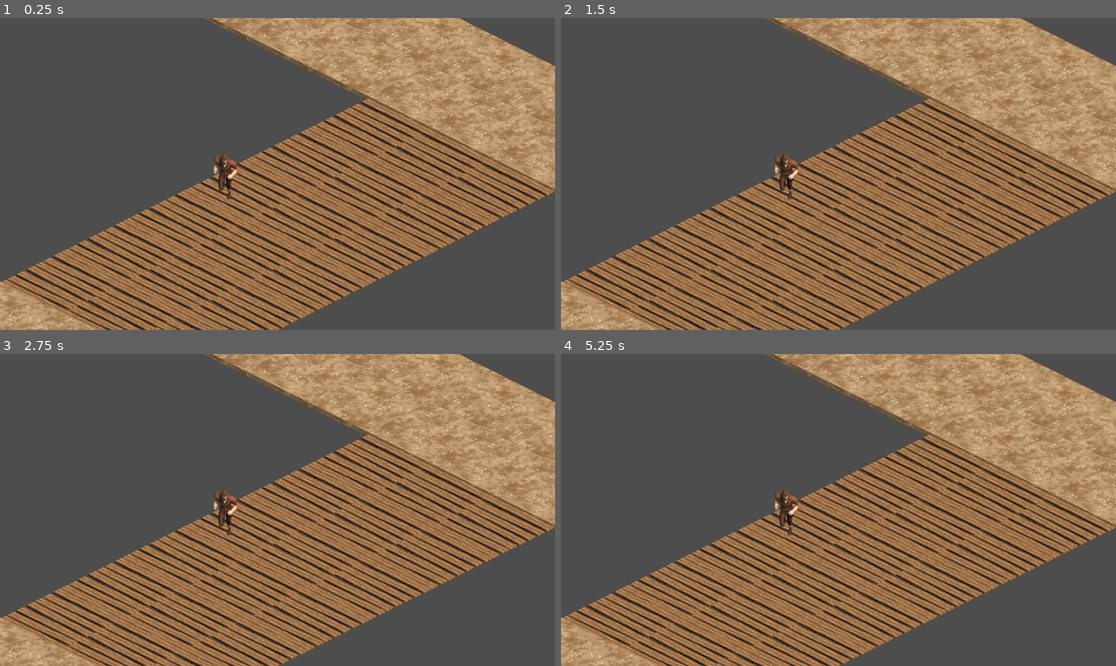
Above: before the commit, frames 1-4 (two rows, left to right).
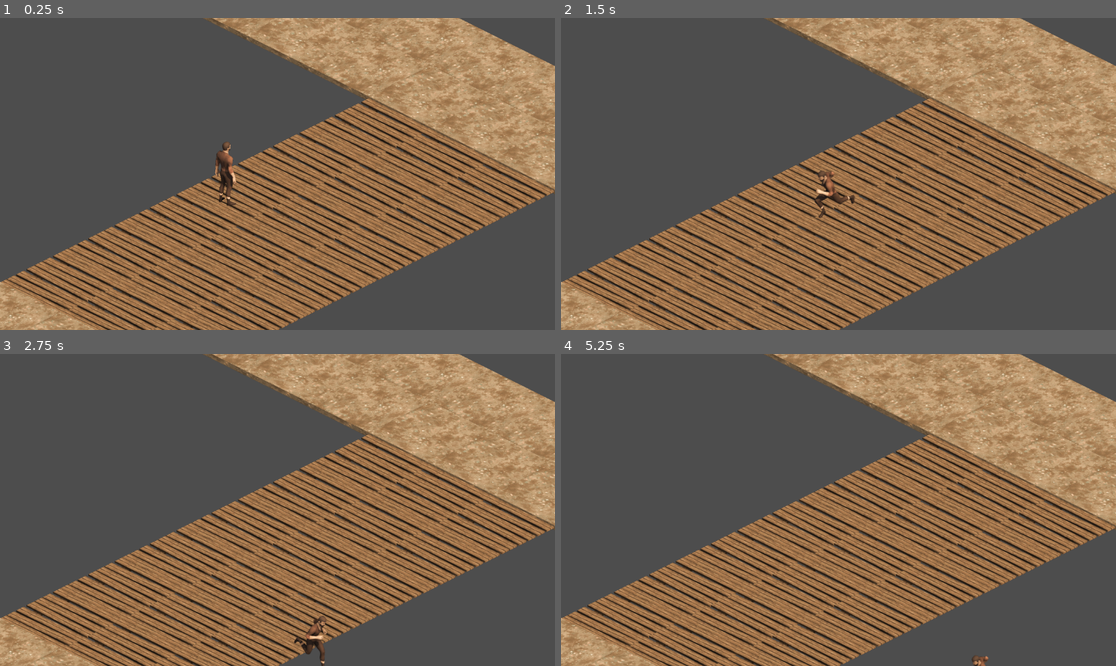
Above: after the commit, the same moments.

Repository: marcell-toing/LOOTERGAME-W
Game: Godot game, scene res://main.tscn
Two runs of this game, one before a commit and one after it. Both use one fixed random seed, a clock stepped at 60 frames per second and the inputs below.
Inputs:
- Up to frame 1 (0.25 s): no input
- Up to frame 2 (1.5 s): tap Enter at 0.5 s; hold D (move_right) 0.53-1.28 s; hold S (move_down) from 1.28 s (still down)
- Up to frame 3 (2.75 s): release S (move_down) at 2.03 s; hold D (move_right) from 2.03 s (still down)
- Up to frame 4 (5.25 s): release D (move_right) at 2.78 s; hold W (move_up) 2.78-3.53 s; tap Space at 3.5, 5 s; hold A (move_left) 3.53-5.03 s; tap Enter at 4.25 s; hold S (move_down) from 5.03 s (still down)

The runs differ from the first frame. In frame 1, 0.4% of the frame differs, in the area x 38-43%, y 39-61%; in frame 2, 0.6%; in frame 3, 0.6%, in the area x 38-59%, y 43-100%; in frame 4, 0.4%.
Error before the commit: Parse Error: Standalone lambdas cannot be accessed. Consider assigning it to a variable. (res://Player/Player_0.gd:55)

Commit message:
animation and movement

Diff:
--- a/CURRENT-META/Player/Player_0.gd
+++ b/CURRENT-META/Player/Player_0.gd
@@ -4,18 +4,20 @@
 #@export makes variables easily editable from the EDITOR
 #TBD seems type checking is 100% needed here? but doc doesnt suggest so? confusion
 @export_category("OUR SPEED VARS")
-@export var MAX_SPEED : int = 160
-@export var  ACCELERATION : int = 1500
-@export var  FRICTION : int = 1200
+@export var MAX_SPEED : int = 500
+@export var ACCELERATION : int = 3000
+@export var FRICTION : int = 1200
+var direction = Vector2.ZERO
+var last_direction = Vector2.RIGHT
 
+@onready var animated_sprite = $AnimatedSprite2D
 
-var current_animation = "idle" # TBD implement animations
-var direction = Vector2.ZERO
-var a = 3
+func _ready():
+	animated_sprite.play("idle0")
 
 func _physics_process(delta):
 	move(delta)
-
+	update_animation()
 
 func cartesian_to_isometric(vector):
 	return Vector2(vector.x - vector.y, (vector.x + vector.y) / 2)
@@ -25,18 +27,15 @@
 	direction.y = Input.get_action_strength("move_down") - Input.get_action_strength("move_up")
 	return direction.normalized()
 
-
 func apply_friction(amount):
 	if velocity.length() > amount:
 		velocity -= velocity.normalized() * amount
 	else:
 		velocity = Vector2.ZERO
 
-
 func apply_movement(accel):
 	velocity += accel
 	velocity = velocity.limit_length(MAX_SPEED)
-
 
 func move(delta):
 	direction = get_input_direction()
@@ -46,27 +45,16 @@
 		apply_friction(motion)
 
 	else:
-		var motion = direction * ACCELERATION * delta
-		var iso_motion = cartesian_to_isometric(motion)
+		var iso_motion = cartesian_to_isometric(direction * ACCELERATION * delta)
 		apply_movement(iso_motion)
+		last_direction = direction
 
 	move_and_slide()
 
-	func _process(delta):
-		current_animation = "idle"
-		var input_dir = Vector2.ZERO
-		if Input.is_action_pressed("right"):
-			input_dir.x += 1
-		if Input.is_action_pressed("left"):
-			input_dir.x -= 1
-		if Input.is_action_pressed("down"):
-			input_dir.y += 1
-		if Input.is_action_pressed("up"):
-			input_dir.y -= 1
-		input_dir = input_dir.normalized()
-		if input_dir.length() != 0:
-			a = input_dir.angle() / (PI/4)
-			a = wrapi(int(a), 0, 8)
-			current_animation = "run"
-
-		$AnimatedSprite.animation = current_animation + str(a)
+func update_animation():
+	if direction != Vector2.ZERO:
+		var angle = wrapi(int(direction.angle() / (PI/4)), 0, 8)
+		animated_sprite.play("run" + str(angle))
+	else:
+		var angle = wrapi(int(last_direction.angle() / (PI/4)), 0, 8)
+		animated_sprite.play("idle" + str(angle))
--- a/CURRENT-META/Player/player.tscn
+++ b/CURRENT-META/Player/player.tscn
@@ -69,36 +69,26 @@
 [ext_resource type="Texture2D" uid="uid://36n2el0dvi40" path="res://Default_Male/run/Male_6_Run7.png" id="67_c2eit"]
 [ext_resource type="Texture2D" uid="uid://di24n3sy6x6o" path="res://Default_Male/run/Male_6_Run8.png" id="68_urlje"]
 [ext_resource type="Texture2D" uid="uid://od3p6n4usmvx" path="res://Default_Male/run/Male_6_Run9.png" id="69_pa64e"]
+[ext_resource type="Texture2D" uid="uid://3fb7r4m0mfqm" path="res://Default_Male/run/Male_0_Run0.png" id="70_keefj"]
 [ext_resource type="Texture2D" uid="uid://nteuveey3lv0" path="res://Default_Male/run/Male_7_Run0.png" id="70_wiq2a"]
+[ext_resource type="Texture2D" uid="uid://bgrbgos8tgrcg" path="res://Default_Male/run/Male_0_Run1.png" id="71_6iv1y"]
 [ext_resource type="Texture2D" uid="uid://drx0x4ginl6b4" path="res://Default_Male/run/Male_7_Run1.png" id="71_xv5m7"]
 [ext_resource type="Texture2D" uid="uid://cna8d46ooxf2r" path="res://Default_Male/run/Male_7_Run2.png" id="72_0i2kl"]
+[ext_resource type="Texture2D" uid="uid://bq2vbwgs1slan" path="res://Default_Male/run/Male_0_Run2.png" id="72_h5wbx"]
 [ext_resource type="Texture2D" uid="uid://tdu5yd0xim0s" path="res://Default_Male/run/Male_7_Run3.png" id="73_846w7"]
+[ext_resource type="Texture2D" uid="uid://dwubuud4upv6t" path="res://Default_Male/run/Male_0_Run3.png" id="73_mh3ha"]
+[ext_resource type="Texture2D" uid="uid://cu3liaauddnm3" path="res://Default_Male/run/Male_0_Run4.png" id="74_ga83a"]
 [ext_resource type="Texture2D" uid="uid://ca43k28obkps8" path="res://Default_Male/run/Male_7_Run4.png" id="74_tj0e0"]
 [ext_resource type="Texture2D" uid="uid://dctrqcnhkp44i" path="res://Default_Male/run/Male_7_Run5.png" id="75_bn2j3"]
+[ext_resource type="Texture2D" uid="uid://hj8wffrdapc0" path="res://Default_Male/run/Male_0_Run5.png" id="75_uxqo4"]
+[ext_resource type="Texture2D" uid="uid://61dnsp7hgh2d" path="res://Default_Male/run/Male_0_Run6.png" id="76_emtel"]
 [ext_resource type="Texture2D" uid="uid://dqdg03v4o4hj6" path="res://Default_Male/run/Male_7_Run6.png" id="76_nppnd"]
 [ext_resource type="Texture2D" uid="uid://cyy0sq7mnxefj" path="res://Default_Male/run/Male_7_Run7.png" id="77_4iwg5"]
+[ext_resource type="Texture2D" uid="uid://c4hxg1pkojlm7" path="res://Default_Male/run/Male_0_Run7.png" id="77_q0hs5"]
 [ext_resource type="Texture2D" uid="uid://dt6wrrdq5lagt" path="res://Default_Male/run/Male_7_Run8.png" id="78_2y3cn"]
+[ext_resource type="Texture2D" uid="uid://cev3hrqbv5nce" path="res://Default_Male/run/Male_0_Run8.png" id="78_jbb2m"]
+[ext_resource type="Texture2D" uid="uid://dvvp73s24xlmt" path="res://Default_Male/run/Male_0_Run9.png" id="79_5l08j"]
 [ext_resource type="Texture2D" uid="uid://cwxmw50jhxenu" path="res://Default_Male/run/Male_7_Run9.png" id="79_xf3f6"]
-
-[sub_resource type="CompressedTexture2D" id="CompressedTexture2D_5nsxq"]
-
-[sub_resource type="CompressedTexture2D" id="CompressedTexture2D_ibt1q"]
-
-[sub_resource type="CompressedTexture2D" id="CompressedTexture2D_fvf14"]
-
-[sub_resource type="CompressedTexture2D" id="CompressedTexture2D_yexv2"]
-
-[sub_resource type="CompressedTexture2D" id="CompressedTexture2D_vyrc5"]
-
-[sub_resource type="CompressedTexture2D" id="CompressedTexture2D_rddih"]
-
-[sub_resource type="CompressedTexture2D" id="CompressedTexture2D_1s5b7"]
-
-[sub_resource type="CompressedTexture2D" id="CompressedTexture2D_1l7sp"]
-
-[sub_resource type="CompressedTexture2D" id="CompressedTexture2D_bviwb"]
-
-[sub_resource type="CompressedTexture2D" id="CompressedTexture2D_ukp88"]
 
 [sub_resource type="SpriteFrames" id="SpriteFrames_uxeid"]
 animations = [{
@@ -192,41 +182,251 @@
 }, {
 "frames": [{
 "duration": 1.0,
-"texture": SubResource("CompressedTexture2D_5nsxq")
-}, {
-"duration": 1.0,
-"texture": SubResource("CompressedTexture2D_ibt1q")
-}, {
-"duration": 1.0,
-"texture": SubResource("CompressedTexture2D_fvf14")
-}, {
-"duration": 1.0,
-"texture": SubResource("CompressedTexture2D_yexv2")
-}, {
-"duration": 1.0,
-"texture": SubResource("CompressedTexture2D_vyrc5")
-}, {
-"duration": 1.0,
-"texture": SubResource("CompressedTexture2D_rddih")
-}, {
-"duration": 1.0,
-"texture": SubResource("CompressedTexture2D_1s5b7")
-}, {
-"duration": 1.0,
-"texture": SubResource("CompressedTexture2D_1l7sp")
-}, {
-"duration": 1.0,
-"texture": SubResource("CompressedTexture2D_bviwb")
-}, {
-"duration": 1.0,
-"texture": SubResource("CompressedTexture2D_ukp88")
-}],
-"loop": true,
+"texture": ExtResource("20_we0ug")
+}, {
+"duration": 1.0,
+"texture": ExtResource("21_3dqrt")
+}, {
+"duration": 1.0,
+"texture": ExtResource("22_0dw3j")
+}, {
+"duration": 1.0,
+"texture": ExtResource("23_htuss")
+}, {
+"duration": 1.0,
+"texture": ExtResource("24_dw8rb")
+}, {
+"duration": 1.0,
+"texture": ExtResource("25_wiau6")
+}, {
+"duration": 1.0,
+"texture": ExtResource("26_h3mtx")
+}, {
+"duration": 1.0,
+"texture": ExtResource("27_n3rht")
+}, {
+"duration": 1.0,
+"texture": ExtResource("28_fgyat")
+}, {
+"duration": 1.0,
+"texture": ExtResource("29_hgxyq")
+}],
+"loop": false,
 "name": &"run0",
 "speed": 12.0
 }, {
 "frames": [{
 "duration": 1.0,
+"texture": ExtResource("30_mke6e")
+}, {
+"duration": 1.0,
+"texture": ExtResource("31_8awgl")
+}, {
+"duration": 1.0,
+"texture": ExtResource("32_35cbq")
+}, {
+"duration": 1.0,
+"texture": ExtResource("33_mlaq8")
+}, {
+"duration": 1.0,
+"texture": ExtResource("34_ltn5o")
+}, {
+"duration": 1.0,
+"texture": ExtResource("35_lksxe")
+}, {
+"duration": 1.0,
+"texture": ExtResource("36_qrpyr")
+}, {
+"duration": 1.0,
+"texture": ExtResource("37_qccij")
+}, {
+"duration": 1.0,
+"texture": ExtResource("38_m7i4n")
+}, {
+"duration": 1.0,
+"texture": ExtResource("39_3glym")
+}],
+"loop": true,
+"name": &"run1",
+"speed": 12.0
+}, {
+"frames": [{
+"duration": 1.0,
+"texture": ExtResource("40_dqmya")
+}, {
+"duration": 1.0,
+"texture": ExtResource("41_16lb5")
+}, {
+"duration": 1.0,
+"texture": ExtResource("42_vimpc")
+}, {
+"duration": 1.0,
+"texture": ExtResource("43_bqj5t")
+}, {
+"duration": 1.0,
+"texture": ExtResource("44_xtfe0")
+}, {
+"duration": 1.0,
+"texture": ExtResource("45_w8hmq")
+}, {
+"duration": 1.0,
+"texture": ExtResource("46_i7lt8")
+}, {
+"duration": 1.0,
+"texture": ExtResource("47_f15i2")
+}, {
+"duration": 1.0,
+"texture": ExtResource("48_wy516")
+}, {
+"duration": 1.0,
+"texture": ExtResource("49_w2xo5")
+}],
+"loop": true,
+"name": &"run2",
+"speed": 12.0
+}, {
+"frames": [{
+"duration": 1.0,
+"texture": ExtResource("50_wrrnr")
+}, {
+"duration": 1.0,
+"texture": ExtResource("51_ejmds")
+}, {
+"duration": 1.0,
+"texture": ExtResource("52_cupg7")
+}, {
+"duration": 1.0,
+"texture": ExtResource("53_7pkra")
+}, {
+"duration": 1.0,
+"texture": ExtResource("54_nq2bn")
+}, {
+"duration": 1.0,
+"texture": ExtResource("55_imp7t")
+}, {
+"duration": 1.0,
+"texture": ExtResource("56_lbo6q")
+}, {
+"duration": 1.0,
+"texture": ExtResource("57_xp51n")
+}, {
+"duration": 1.0,
+"texture": ExtResource("58_w237o")
+}, {
+"duration": 1.0,
+"texture": ExtResource("59_sd0eh")
+}],
+"loop": true,
+"name": &"run3",
+"speed": 12.0
+}, {
+"frames": [{
+"duration": 1.0,
+"texture": ExtResource("60_s0c3q")
+}, {
+"duration": 1.0,
+"texture": ExtResource("61_xqrji")
+}, {
+"duration": 1.0,
+"texture": ExtResource("62_dwoy6")
+}, {
+"duration": 1.0,
+"texture": ExtResource("63_riyw1")
+}, {
+"duration": 1.0,
+"texture": ExtResource("64_vdgfl")
+}, {
+"duration": 1.0,
+"texture": ExtResource("65_e55ns")
+}, {
+"duration": 1.0,
+"texture": ExtResource("66_kukj8")
+}, {
+"duration": 1.0,
+"texture": ExtResource("67_c2eit")
+}, {
+"duration": 1.0,
+"texture": ExtResource("68_urlje")
+}, {
+"duration": 1.0,
+"texture": ExtResource("69_pa64e")
+}],
+"loop": true,
+"name": &"run4",
+"speed": 12.0
+}, {
+"frames": [{
+"duration": 1.0,
+"texture": ExtResource("70_wiq2a")
+}, {
+"duration": 1.0,
+"texture": ExtResource("71_xv5m7")
+}, {
+"duration": 1.0,
+"texture": ExtResource("72_0i2kl")
+}, {
+"duration": 1.0,
+"texture": ExtResource("73_846w7")
+}, {
+"duration": 1.0,
+"texture": ExtResource("74_tj0e0")
+}, {
+"duration": 1.0,
+"texture": ExtResource("75_bn2j3")
+}, {
+"duration": 1.0,
+"texture": ExtResource("76_nppnd")
+}, {
+"duration": 1.0,
+"texture": ExtResource("77_4iwg5")
+}, {
+"duration": 1.0,
+"texture": ExtResource("78_2y3cn")
+}, {
+"duration": 1.0,
+"texture": ExtResource("79_xf3f6")
+}],
+"loop": true,
+"name": &"run5",
+"speed": 12.0
+}, {
+"frames": [{
+"duration": 1.0,
+"texture": ExtResource("70_keefj")
+}, {
+"duration": 1.0,
+"texture": ExtResource("71_6iv1y")
+}, {
+"duration": 1.0,
+"texture": ExtResource("72_h5wbx")
+}, {
+"duration": 1.0,
+"texture": ExtResource("73_mh3ha")
+}, {
+"duration": 1.0,
+"texture": ExtResource("74_ga83a")
+}, {
+"duration": 1.0,
+"texture": ExtResource("75_uxqo4")
+}, {
+"duration": 1.0,
+"texture": ExtResource("76_emtel")
+}, {
+"duration": 1.0,
+"texture": ExtResource("77_q0hs5")
+}, {
+"duration": 1.0,
+"texture": ExtResource("78_jbb2m")
+}, {
+"duration": 1.0,
+"texture": ExtResource("79_5l08j")
+}],
+"loop": true,
+"name": &"run6",
+"speed": 12.0
+}, {
+"frames": [{
+"duration": 1.0,
 "texture": ExtResource("10_g6swp")
 }, {
 "duration": 1.0,
@@ -255,216 +455,6 @@
 }, {
 "duration": 1.0,
 "texture": ExtResource("19_bd3rl")
-}],
-"loop": true,
-"name": &"run1",
-"speed": 12.0
-}, {
-"frames": [{
-"duration": 1.0,
-"texture": ExtResource("20_we0ug")
-}, {
-"duration": 1.0,
-"texture": ExtResource("21_3dqrt")
-}, {
-"duration": 1.0,
-"texture": ExtResource("22_0dw3j")
-}, {
-"duration": 1.0,
-"texture": ExtResource("23_htuss")
-}, {
-"duration": 1.0,
-"texture": ExtResource("24_dw8rb")
-}, {
-"duration": 1.0,
-"texture": ExtResource("25_wiau6")
-}, {
-"duration": 1.0,
-"texture": ExtResource("26_h3mtx")
-}, {
-"duration": 1.0,
-"texture": ExtResource("27_n3rht")
-}, {
-"duration": 1.0,
-"texture": ExtResource("28_fgyat")
-}, {
-"duration": 1.0,
-"texture": ExtResource("29_hgxyq")
-}],
-"loop": false,
-"name": &"run2",
-"speed": 12.0
-}, {
-"frames": [{
-"duration": 1.0,
-"texture": ExtResource("30_mke6e")
-}, {
-"duration": 1.0,
-"texture": ExtResource("31_8awgl")
-}, {
-"duration": 1.0,
-"texture": ExtResource("32_35cbq")
-}, {
-"duration": 1.0,
-"texture": ExtResource("33_mlaq8")
-}, {
-"duration": 1.0,
-"texture": ExtResource("34_ltn5o")
-}, {
-"duration": 1.0,
-"texture": ExtResource("35_lksxe")
-}, {
-"duration": 1.0,
-"texture": ExtResource("36_qrpyr")
-}, {
-"duration": 1.0,
-"texture": ExtResource("37_qccij")
-}, {
-"duration": 1.0,
-"texture": ExtResource("38_m7i4n")
-}, {
-"duration": 1.0,
-"texture": ExtResource("39_3glym")
-}],
-"loop": true,
-"name": &"run3",
-"speed": 12.0
-}, {
-"frames": [{
-"duration": 1.0,
-"texture": ExtResource("40_dqmya")
-}, {
-"duration": 1.0,
-"texture": ExtResource("41_16lb5")
-}, {
-"duration": 1.0,
-"texture": ExtResource("42_vimpc")
-}, {
-"duration": 1.0,
-"texture": ExtResource("43_bqj5t")
-}, {
-"duration": 1.0,
-"texture": ExtResource("44_xtfe0")
-}, {
-"duration": 1.0,
-"texture": ExtResource("45_w8hmq")
-}, {
-"duration": 1.0,
-"texture": ExtResource("46_i7lt8")
-}, {
-"duration": 1.0,
-"texture": ExtResource("47_f15i2")
-}, {
-"duration": 1.0,
-"texture": ExtResource("48_wy516")
-}, {
-"duration": 1.0,
-"texture": ExtResource("49_w2xo5")
-}],
-"loop": true,
-"name": &"run4",
-"speed": 12.0
-}, {
-"frames": [{
-"duration": 1.0,
-"texture": ExtResource("50_wrrnr")
-}, {
-"duration": 1.0,
-"texture": ExtResource("51_ejmds")
-}, {
-"duration": 1.0,
-"texture": ExtResource("52_cupg7")
-}, {
-"duration": 1.0,
-"texture": ExtResource("53_7pkra")
-}, {
-"duration": 1.0,
-"texture": ExtResource("54_nq2bn")
-}, {
-"duration": 1.0,
-"texture": ExtResource("55_imp7t")
-}, {
-"duration": 1.0,
-"texture": ExtResource("56_lbo6q")
-}, {
-"duration": 1.0,
-"texture": ExtResource("57_xp51n")
-}, {
-"duration": 1.0,
-"texture": ExtResource("58_w237o")
-}, {
-"duration": 1.0,
-"texture": ExtResource("59_sd0eh")
-}],
-"loop": true,
-"name": &"run5",
-"speed": 12.0
-}, {
-"frames": [{
-"duration": 1.0,
-"texture": ExtResource("60_s0c3q")
-}, {
-"duration": 1.0,
-"texture": ExtResource("61_xqrji")
-}, {
-"duration": 1.0,
-"texture": ExtResource("62_dwoy6")
-}, {
-"duration": 1.0,
-"texture": ExtResource("63_riyw1")
-}, {
-"duration": 1.0,
-"texture": ExtResource("64_vdgfl")
-}, {
-"duration": 1.0,
-"texture": ExtResource("65_e55ns")
-}, {
-"duration": 1.0,
-"texture": ExtResource("66_kukj8")
-}, {
-"duration": 1.0,
-"texture": ExtResource("67_c2eit")
-}, {
-"duration": 1.0,
-"texture": ExtResource("68_urlje")
-}, {
-"duration": 1.0,
-"texture": ExtResource("69_pa64e")
-}],
-"loop": true,
-"name": &"run6",
-"speed": 12.0
-}, {
-"frames": [{
-"duration": 1.0,
-"texture": ExtResource("70_wiq2a")
-}, {
-"duration": 1.0,
-"texture": ExtResource("71_xv5m7")
-}, {
-"duration": 1.0,
-"texture": ExtResource("72_0i2kl")
-}, {
-"duration": 1.0,
-"texture": ExtResource("73_846w7")
-}, {
-"duration": 1.0,
-"texture": ExtResource("74_tj0e0")
-}, {
-"duration": 1.0,
-"texture": ExtResource("75_bn2j3")
-}, {
-"duration": 1.0,
-"texture": ExtResource("76_nppnd")
-}, {
-"duration": 1.0,
-"texture": ExtResource("77_4iwg5")
-}, {
-"duration": 1.0,
-"texture": ExtResource("78_2y3cn")
-}, {
-"duration": 1.0,
-"texture": ExtResource("79_xf3f6")
 }],
 "loop": true,
 "name": &"run7",
@@ -473,13 +463,17 @@
 
 [node name="Player" type="CharacterBody2D"]
 script = ExtResource("1_n6bnq")
+MAX_SPEED = 250
+ACCELERATION = 225
+FRICTION = 6759
 
 [node name="AnimatedSprite2D" type="AnimatedSprite2D" parent="."]
 position = Vector2(3, 0)
 sprite_frames = SubResource("SpriteFrames_uxeid")
-animation = &"run3"
-frame_progress = 0.915691
+animation = &"run7"
 offset = Vector2(0, -205)
 
 [node name="CollisionPolygon2D" type="CollisionPolygon2D" parent="."]
 polygon = PackedVector2Array(-11, 3, -29, -6, -29, -21, -11, -30, 16, -30, 33, -21, 33, -8, 16, 3)
+
+[node name="Camera2D" type="Camera2D" parent="."]
--- a/CURRENT-META/dungeon_0.tscn
+++ b/CURRENT-META/dungeon_0.tscn
@@ -125,6 +125,3 @@
 
 [node name="Player" parent="." instance=ExtResource("38_xc1nf")]
 position = Vector2(467, 295)
-MAX_SPEED = 160
-ACCELERATION = 1500
-FRICTION = 1200
